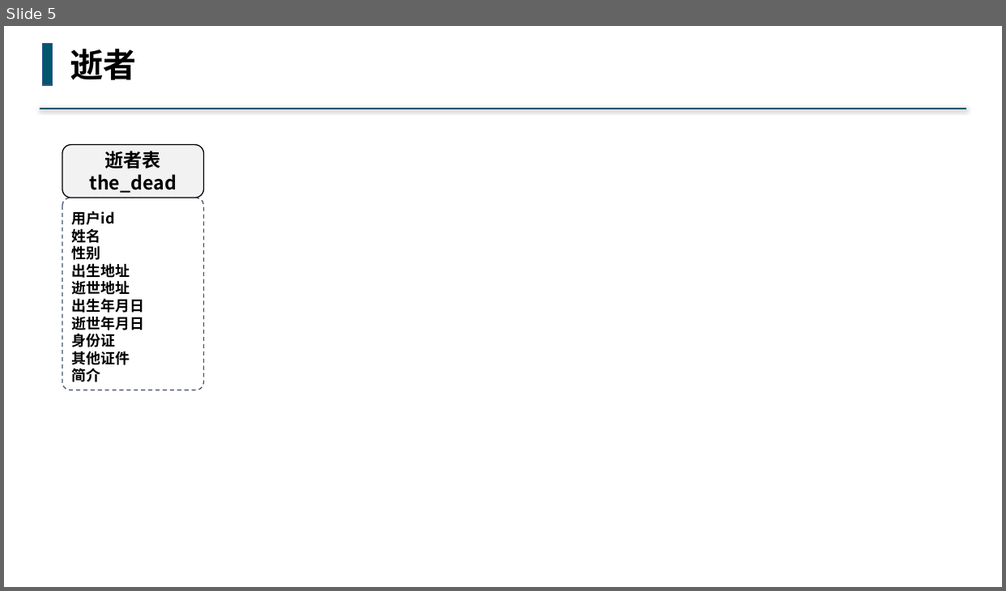
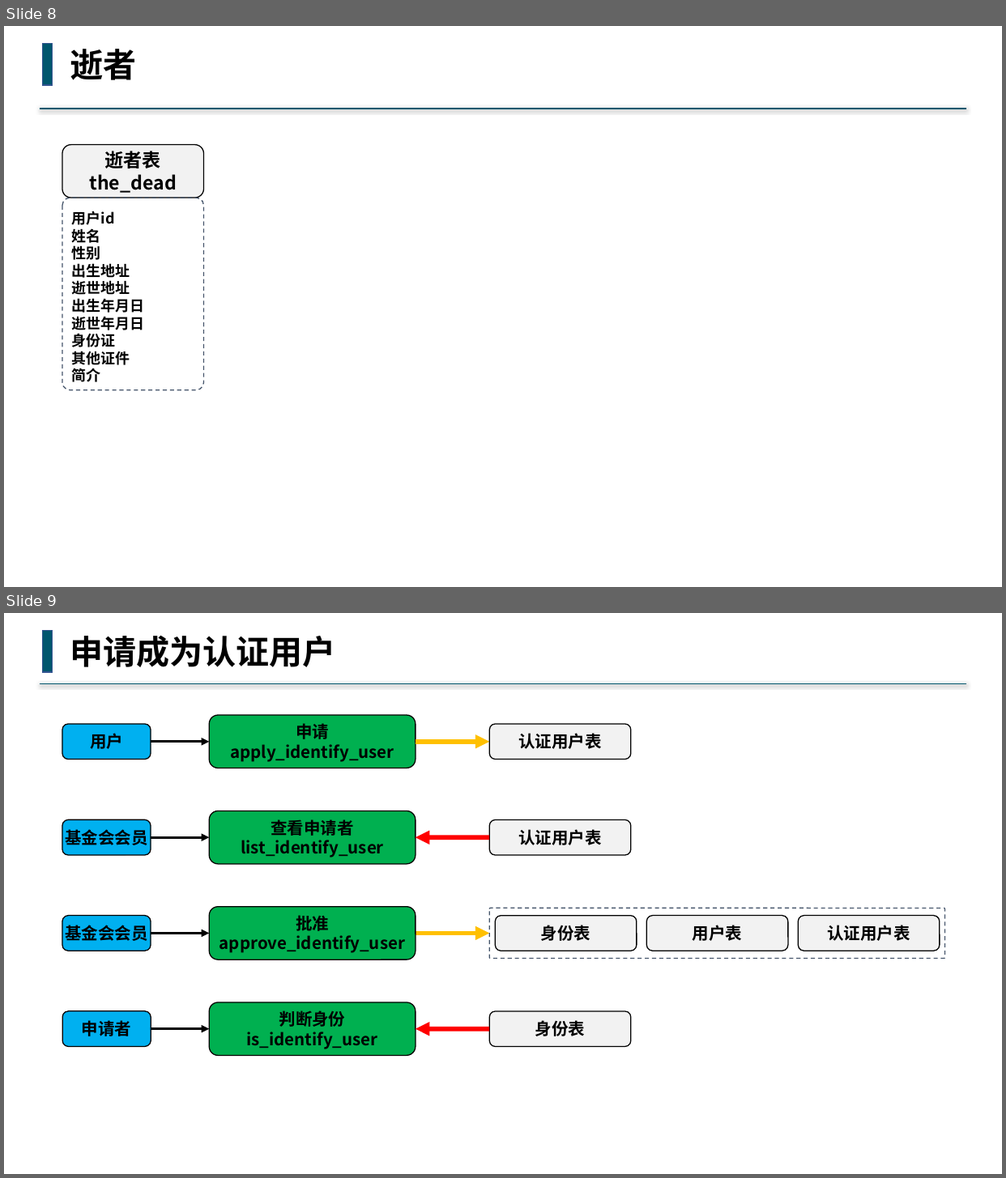
Before and after one commit to buddhachain/buddhaContract, a slide deck: doc/02.角色.pptx. Shown one above the other, each under a label of ours: slide 5 before the commit, slides 8 and 9 after it. The pictures are 1006x591 and 1006x1178 pixels, drawn with LibreOffice and Linux fonts; fonts in the diff are those of the drawing. Boxes give left, top, right and bottom in pixels: in the first picture for what was removed or moved away, otherwise in the second. Text is boxed around its words. In the diff, an @@ line names an element or a change of style, - is before the commit and + after.

```diff
--- a/doc/02.角色.pptx
+++ b/doc/02.角色.pptx
@@ slide 9 added at (4, 613, 1002, 1174), background #FFFFFF @@
@@ rectangle added at (43, 630, 53, 672), fill #00576E, outline #325491 1 pt @@
@@ text added at (70, 636, 336, 667), 32 pt, text #000000, bold @@
+申请成为认证用户
@@ line added from (967, 684) to (39, 684), #00576E 1.5 pt @@
@@ rounded rectangle added at (62, 724, 151, 759), fill #00B0F0, outline #000000 1 pt, 16 pt, text #000000, bold @@
+用户
@@ rounded rectangle added at (209, 715, 415, 768), fill #00B050, outline #000000 1 pt, 16 pt, text #000000, bold @@
+申请
+apply_identify_user
@@ rounded rectangle added at (490, 724, 632, 759), fill #F2F2F2, outline #000000 1 pt, 16 pt, text #000000, bold @@
+认证用户表
@@ arrow added from (151, 742) to (209, 742), #000000 2.5 pt @@
@@ arrow added from (415, 742) to (490, 742), #FFC000 4.5 pt @@
@@ rounded rectangle added at (62, 820, 151, 855), fill #00B0F0, outline #000000 1 pt, 16 pt, text #000000, bold @@
+基金会会员
@@ rounded rectangle added at (209, 811, 415, 865), fill #00B050, outline #000000 1 pt, 16 pt, text #000000, bold @@
+查看申请者
+list_identify_user
@@ rounded rectangle added at (490, 820, 632, 855), fill #F2F2F2, outline #000000 1 pt, 16 pt, text #000000, bold @@
+认证用户表
@@ arrow added from (151, 837) to (209, 837), #000000 2.5 pt @@
@@ arrow added from (490, 837) to (415, 837), #FF0000 4.5 pt @@
@@ rounded rectangle added at (62, 915, 151, 951), fill #00B0F0, outline #000000 1 pt, 16 pt, text #000000, bold @@
+基金会会员
@@ rounded rectangle added at (209, 907, 415, 960), fill #00B050, outline #000000 1 pt, 16 pt, text #000000, bold @@
+批准
+approve_identify_user
@@ group added at (490, 908, 945, 958): 4 rounded rectangles @@
+身份表
+用户表
+认证用户表
@@ arrow added from (151, 934) to (209, 934), #000000 2.5 pt @@
@@ arrow added from (415, 934) to (490, 934), #FFC000 4.5 pt @@
@@ rounded rectangle added at (62, 1012, 151, 1046), fill #00B0F0, outline #000000 1 pt, 16 pt, text #000000, bold @@
+申请者
@@ rounded rectangle added at (209, 1003, 415, 1056), fill #00B050, outline #000000 1 pt, 16 pt, text #000000, bold @@
+判断身份
+is_identify_user
@@ rounded rectangle added at (490, 1012, 632, 1046), fill #F2F2F2, outline #000000 1 pt, 16 pt, text #000000, bold @@
+身份表
@@ arrow added from (151, 1029) to (209, 1029), #000000 2.5 pt @@
@@ arrow added from (490, 1029) to (415, 1029), #FF0000 4.5 pt @@
@@ what was slide 5 is now slide 8 @@
```
Also in this commit, not shown: 8 slides changed, 1 other slide added, 1 slide removed, 2 other files.
